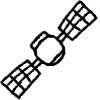
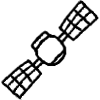
Revision of a layered 100×100 image; what changed, layer by layer:
painted on "레이어 3" over [left=0, top=0, right=99, bottom=100]
